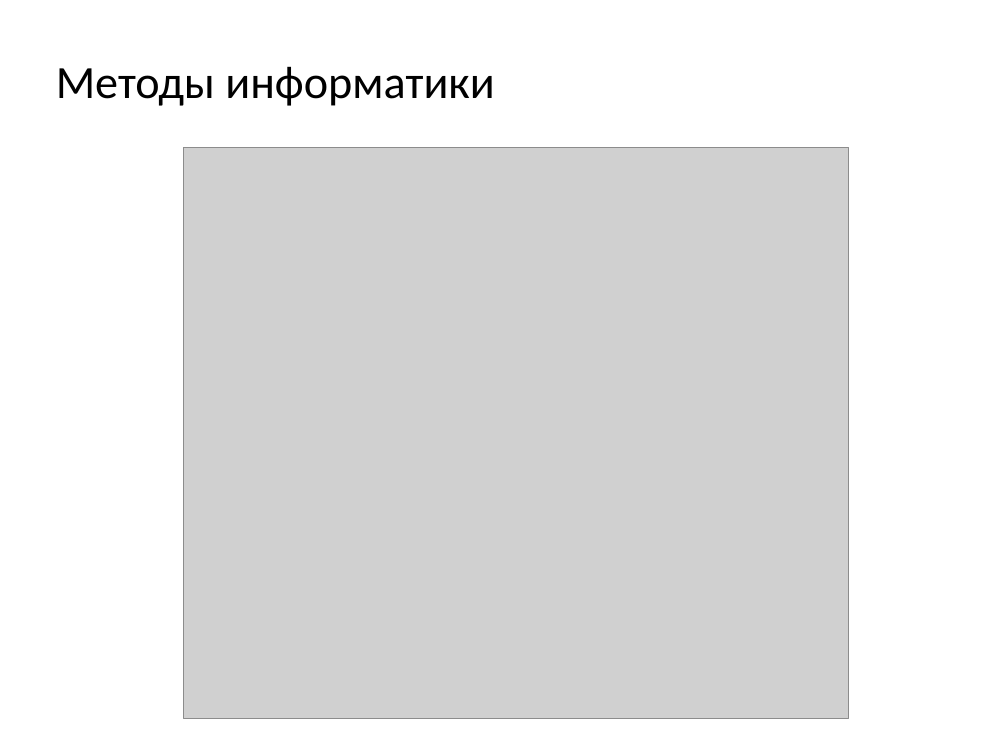
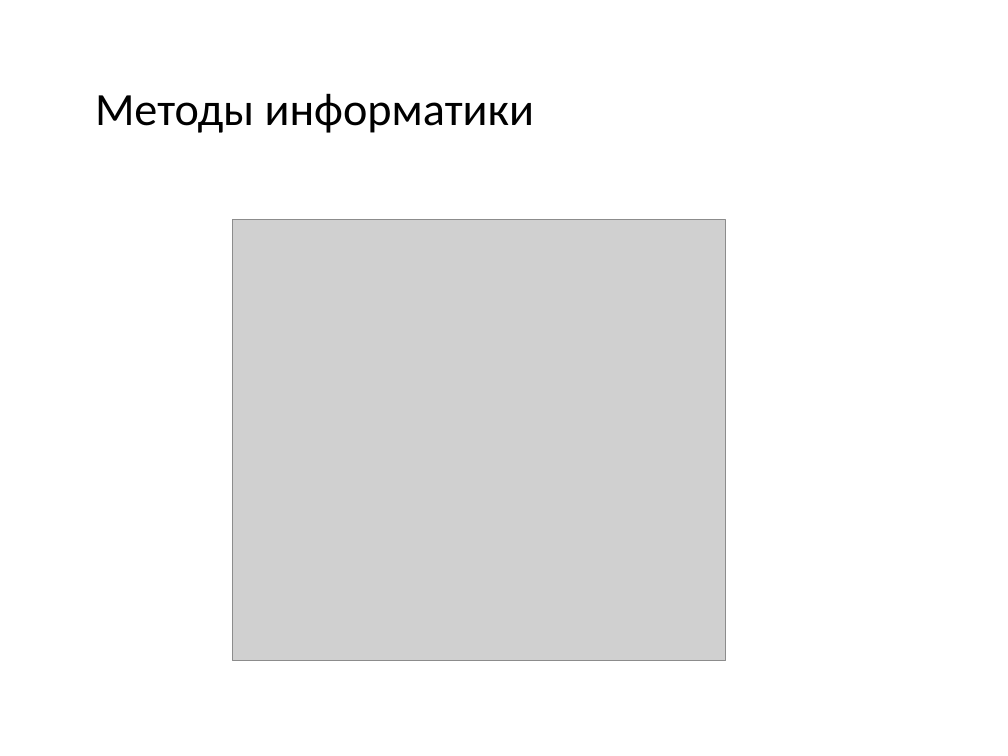
Before and after one commit to dimamatrusmat/domaxadlamena, a slide deck: slide 4 of Презентации/Обобщающая презентация.pptm (slide 10 before the commit). Drawn at 1008x756 pixels with LibreOffice and Linux fonts; fonts in the diff are those of the drawing; grey boxes stand for pictures. Boxes give left, top, right and bottom in pixels: in the first picture for what was removed or moved away, otherwise in the second. Text is boxed around its words. In the diff, an @@ line names an element or a change of style, - is before the commit and + after.

```diff
--- a/Презентации/Обобщающая презентация.pptm
+++ b/Презентации/Обобщающая презентация.pptm
@@ title "Методы информатики": place and size @@
-title "Методы информатики" at [56, 66, 494, 106]
+title "Методы информатики" at [95, 93, 534, 133]
@@ picture: place and size @@
-picture at [183, 147, 849, 718]
+picture at [233, 220, 726, 660]
```
Also in this commit, not shown: 3 other slides changed, 14 slides added, 20 slides removed, 2 other files.
